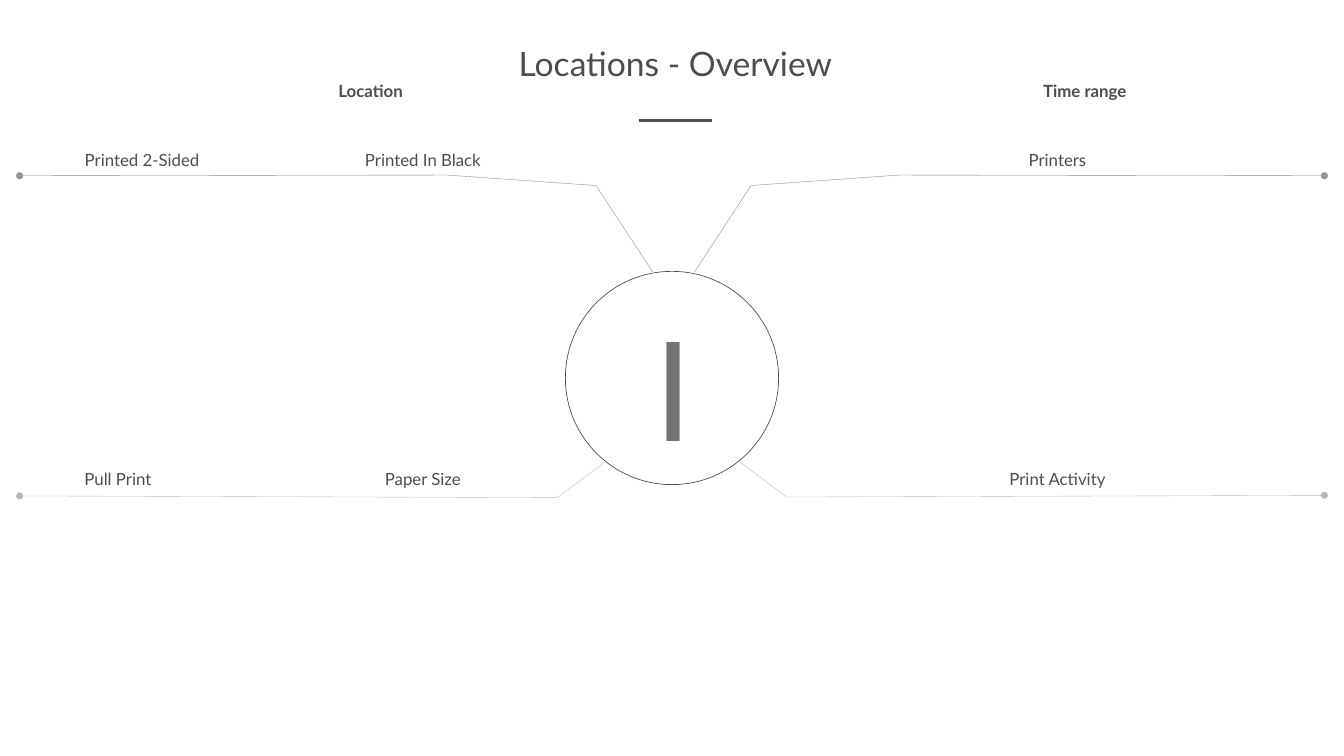
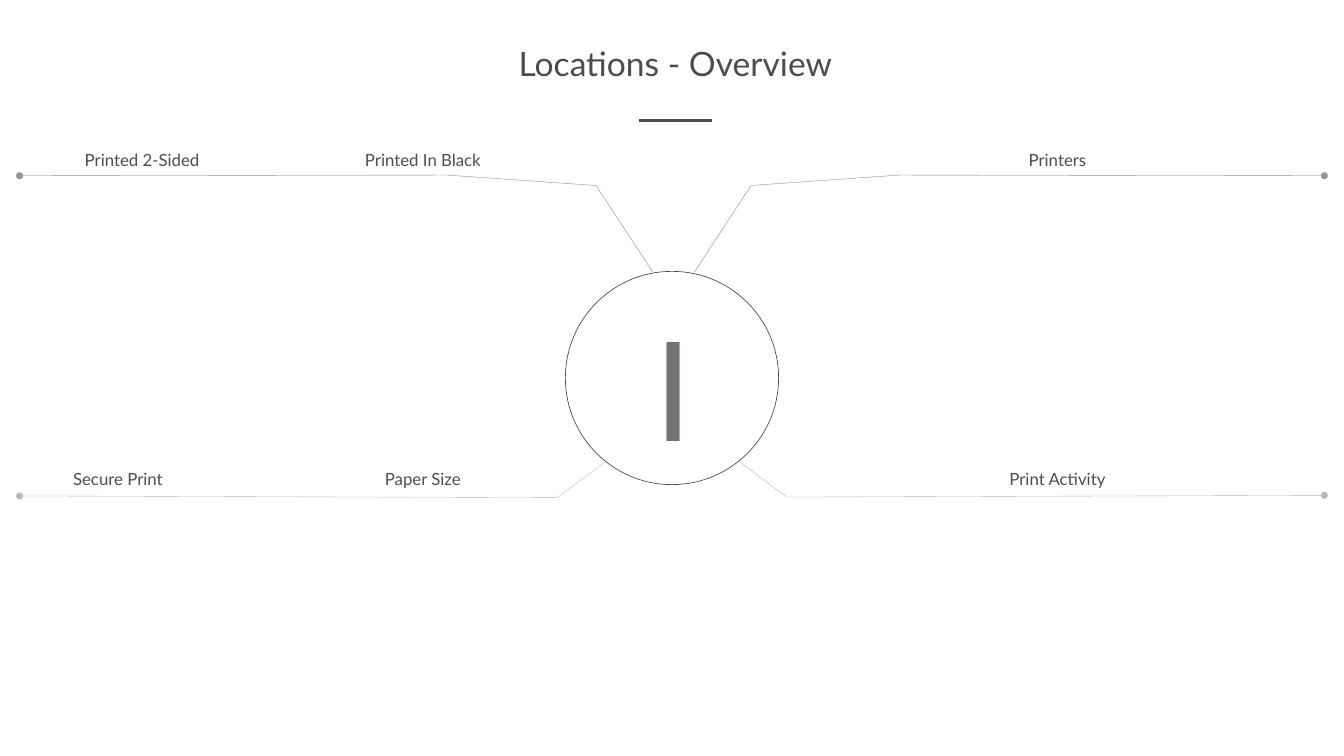
Before and after one commit to printix/Power-BI, a slide deck: slide 7 of PowerPoint/PrintixPowerBIDesign.pptx. Drawn at 1344x756 pixels with LibreOffice and Linux fonts; fonts in the diff are those of the drawing; background and template pictures are left out. Boxes give left, top, right and bottom in pixels: in the first picture for what was removed or moved away, otherwise in the second. Text is boxed around its words. In the diff, an @@ line names an element or a change of style, - is before the commit and + after.

```diff
--- a/PowerPoint/PrintixPowerBIDesign.pptx
+++ b/PowerPoint/PrintixPowerBIDesign.pptx
@@ text removed at (338,84,402,97) @@
-Location
@@ text removed at (1043,84,1127,100) @@
-Time range
@@ text at (73,473,162,485): text changed @@
-Pull Print
+Secure Print
```
Also in this commit, not shown: 3 other slides changed, 1 slide added, 1 slide removed, 50 other files.
